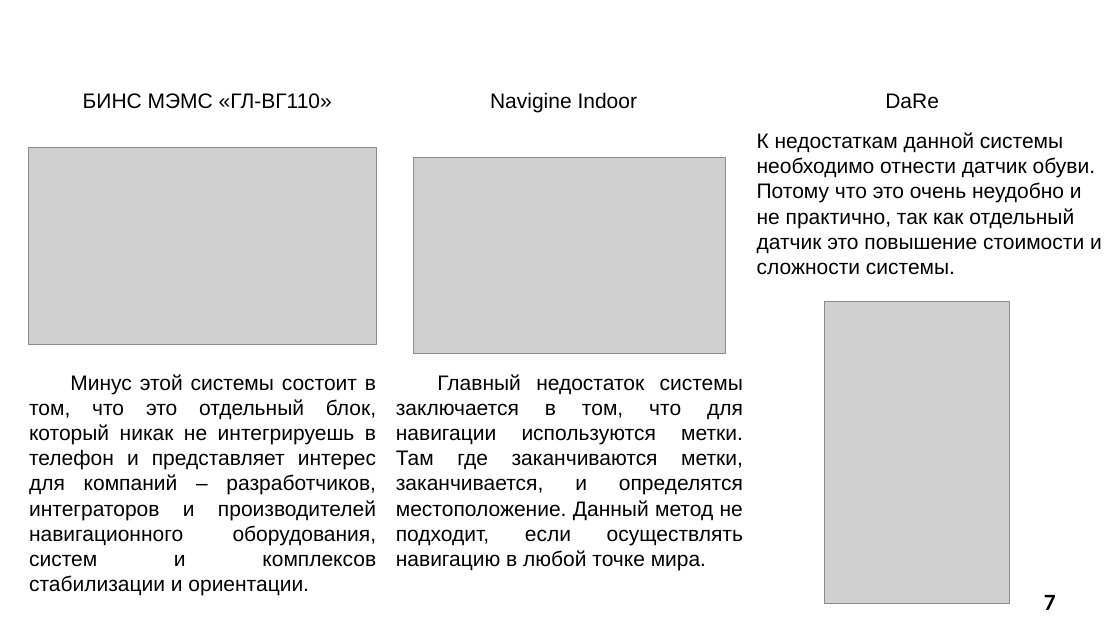
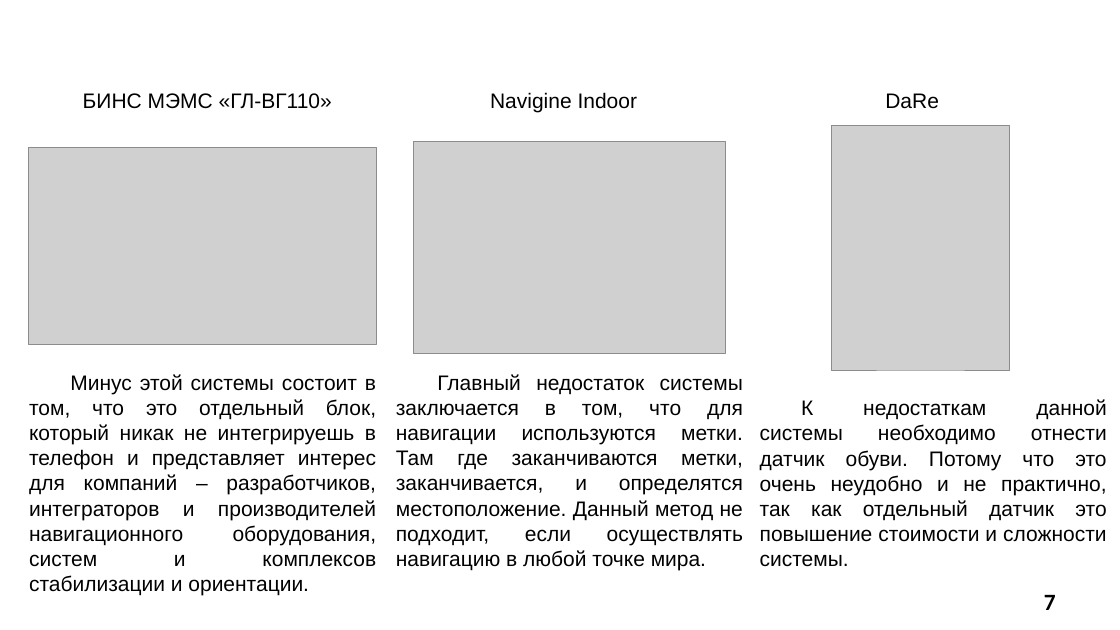
Before and after one commit to SonicRun/DiplomMaga, a slide deck: slide 7 of Mavlyutov_V_D_prezentatsia.pptx. Drawn at 1120x630 pixels with LibreOffice and Linux fonts; fonts in the diff are those of the drawing; grey boxes stand for pictures; background and template pictures are left out. Boxes give left, top, right and bottom in pixels: in the first picture for what was removed or moved away, otherwise in the second. Text is boxed around its words. In the diff, an @@ line names an element or a change of style, - is before the commit and + after.

```diff
--- a/Mavlyutov_V_D_prezentatsia.pptx
+++ b/Mavlyutov_V_D_prezentatsia.pptx
@@ picture: place and size @@
-picture at (413,157,725,354)
+picture at (413,142,725,354)
@@ picture added at (831,126,1010,371) @@
@@ picture removed at (825,302,1010,603) @@
@@ text "К недостаткам данной системы необходимо ...": place and size @@
-text "К недостаткам данной системы необходимо ..." at (757,132,1102,275)
+text "К недостаткам данной системы необходимо ..." at (760,399,1107,567)
@@ text "К недостаткам данной системы необходимо ..." at (760,399,1107,567): alignment left to justified; indent changed @@
```
Also in this commit, not shown: 4 other slides changed, 5 slides added, 3 slides removed, 1 other file.
